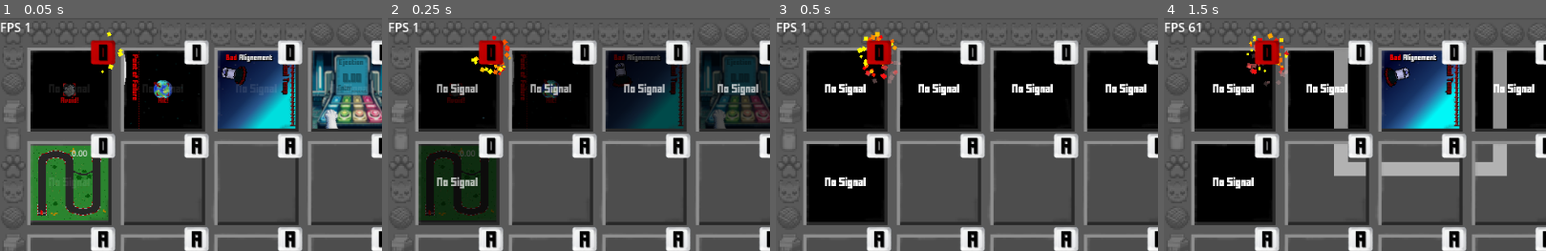
Above: before the commit, frames 1-4 (left to right).
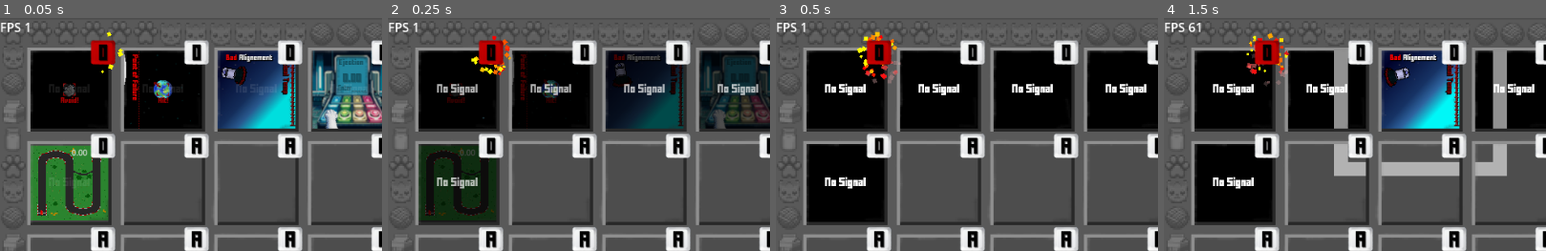
Above: after the commit, the same moments.

Repository: ElenaTill/Autorennen
Game: Godot game, scene res://laoding_screen.tscn
Two runs of this game, one before a commit and one after it. Both use one fixed random seed, a clock stepped at 60 frames per second and the inputs below. Sound files missing from this copy of the repository are replaced by a short silence.
Inputs:
- Up to frame 1 (0.05 s): no input
- Up to frame 2 (0.25 s): no input
- Up to frame 3 (0.5 s): no input
- Up to frame 4 (1.5 s): tap Enter (Enter) at 0.5 s; hold Right (Right) 0.53-1.28 s; tap 1 (1) at 0.6 s; tap 2 (2) at 0.8, 1.35 s; hold Down (Down) from 1.28 s (still down)
The pictures show only the part of the screen within x 0-50%, y 0-50%; the shares and areas given below are measured in that part.

The runs differ from the first frame. In frame 1, less than 0.1% of the frame differs, in the area x 18-23%, y 56-60%; in frame 2, less than 0.1%; in frame 3, nothing differs; in frame 4, nothing differs.

Commit message:
Vektor Rotationen

Diff:
--- a/CCC Lund Edition/Mgame13/mgame13.gd
+++ b/CCC Lund Edition/Mgame13/mgame13.gd
@@ -12,6 +12,8 @@
 var active = false
 var spawn_ready = false
 
+var pos = Vector2 (0,0)
+var v = Vector2 (0,0)
 
 
 func set_active(b):
@@ -58,13 +60,26 @@
 	if Input.is_action_just_pressed("newgame"):
 		enable()
 	if Input.is_action_pressed("Up") and active == true:
+		v = Vector2 (0,-17)
 		$Auto.position.y -= auto_speed * delta
+		# change vector v
 	if Input.is_action_pressed("Left") and active == true:
-		$Auto.position.x -= auto_speed * delta
+		v = v.rotated (PI/-100)
+		$Auto/Sprite2D.rotation -= PI/100
+		# change vector v
 	if Input.is_action_pressed("Right") and active == true:
-		$Auto.position.x += auto_speed * delta
+		v = v.rotated (PI/100)
+		$Auto/Sprite2D.rotation += PI/100
+		# change vector v
 	if Input.is_action_pressed("Down") and active == true:
 		$Auto.position.y += auto_speed * delta
+		# change vector v
+
+	# change position
+	pos = pos + delta * v
+	$Auto.position = pos
+
+
 
 func _on_auto_area_entered(area: Area2D) -> void:
 	if area == $Strecke:
@@ -88,6 +103,7 @@
 
 
 
+
 func _on_timer_finished():
 	print ("Time Out")
 
--- a/CCC Lund Edition/Mgame13/mgame13.tscn
+++ b/CCC Lund Edition/Mgame13/mgame13.tscn
@@ -17,7 +17,7 @@
 size = Vector2(23, 69.6466)
 
 [sub_resource type="RectangleShape2D" id="RectangleShape2D_byvi8"]
-size = Vector2(18.4082, 47.1001)
+size = Vector2(18.4082, 44.2454)
 
 [sub_resource type="CircleShape2D" id="CircleShape2D_1rh55"]
 radius = 12.0
@@ -94,7 +94,7 @@
 shape = SubResource("RectangleShape2D_6f7in")
 
 [node name="CollisionShape2D3" type="CollisionShape2D" parent="Strecke"]
-position = Vector2(17.505, 7.79625)
+position = Vector2(17.507, 8.83574)
 rotation = -0.00191033
 scale = Vector2(1.24944, 0.728269)
 shape = SubResource("RectangleShape2D_byvi8")
@@ -104,7 +104,7 @@
 shape = SubResource("CircleShape2D_1rh55")
 
 [node name="CollisionShape2D5" type="CollisionShape2D" parent="Strecke"]
-position = Vector2(17, -24.948)
+position = Vector2(17, -27.027)
 shape = SubResource("CircleShape2D_tjxaj")
 
 [node name="CollisionShape2D7" type="CollisionShape2D" parent="Strecke"]
@@ -126,25 +126,21 @@
 [node name="CollisionShape2D11" type="CollisionShape2D" parent="Strecke"]
 position = Vector2(4.49494, -40.1139)
 rotation = 0.735437
-scale = Vector2(1, 1)
 shape = SubResource("RectangleShape2D_it67s")
 
 [node name="CollisionShape2D12" type="CollisionShape2D" parent="Strecke"]
 position = Vector2(-5, -43.659)
 rotation = 0.405833
-scale = Vector2(1, 1)
 shape = SubResource("RectangleShape2D_ep1k5")
 
 [node name="CollisionShape2D13" type="CollisionShape2D" parent="Strecke"]
 position = Vector2(-40, -38.4615)
 rotation = -0.71823
-scale = Vector2(1, 1)
 shape = SubResource("RectangleShape2D_uv83f")
 
 [node name="CollisionShape2D14" type="CollisionShape2D" parent="Strecke"]
 position = Vector2(-29.4118, -43.9555)
 rotation = -0.318709
-scale = Vector2(1, 1)
 shape = SubResource("RectangleShape2D_0yhhn")
 
 [node name="CollisionShape2D15" type="CollisionShape2D" parent="Strecke"]
@@ -160,7 +156,6 @@
 [node name="CollisionShape2D17" type="CollisionShape2D" parent="Strecke"]
 position = Vector2(30.7077, 43.9614)
 rotation = -0.377549
-scale = Vector2(1, 1)
 shape = SubResource("RectangleShape2D_n4qsb")
 
 [node name="CollisionShape2D18" type="CollisionShape2D" parent="Strecke"]
@@ -172,9 +167,9 @@
 
 [node name="Label" type="Label" parent="."]
 offset_left = 3.0
-offset_top = -45.0
+offset_top = -46.0
 offset_right = 48.0
-offset_bottom = -22.0
+offset_bottom = -23.0
 theme_override_font_sizes/font_size = 10
 text = "Timer"
 
@@ -187,7 +182,6 @@
 
 [node name="CollisionShape2D" type="CollisionShape2D" parent="Auto"]
 position = Vector2(-35.625, 37.75)
-scale = Vector2(1, 1)
 shape = SubResource("RectangleShape2D_sp2l8")
 
 [node name="Startbox" type="Area2D" parent="."]
@@ -205,7 +199,7 @@
 shape = SubResource("RectangleShape2D_t3ajw")
 
 [node name="Timer" type="Timer" parent="."]
-wait_time = 15.0
+wait_time = 20.0
 
 [connection signal="area_entered" from="Auto" to="." method="_on_auto_area_entered"]
 [connection signal="area_exited" from="Auto" to="." method="_on_auto_area_exited"]
